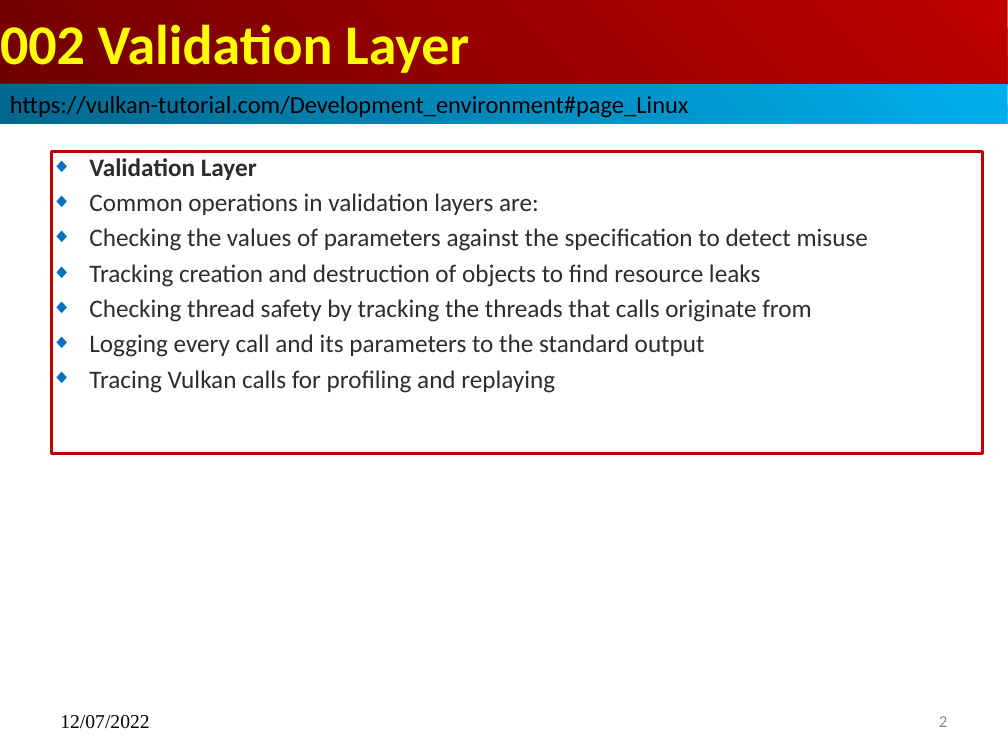
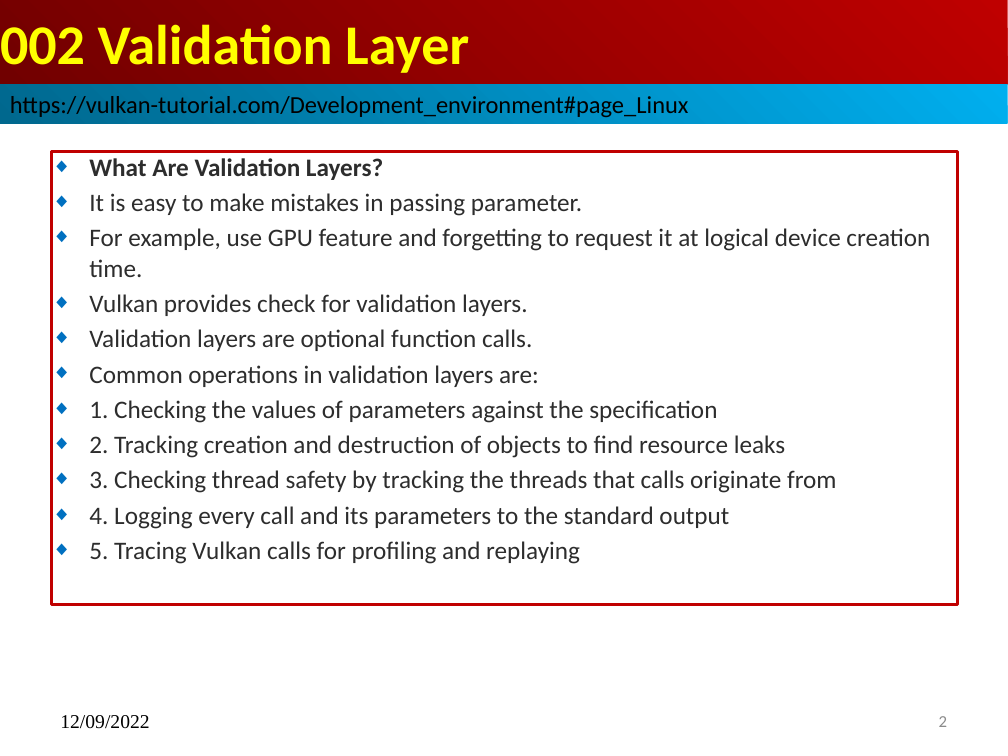
Before and after one commit to peterhchen/015_Vulkan_OpenGL, a slide deck: slide 2 of 02_validation_layer.pptx. Drawn at 1008x756 pixels with LibreOffice and Linux fonts; fonts in the diff are those of the drawing. Boxes give left, top, right and bottom in pixels: in the first picture for what was removed or moved away, otherwise in the second. Text is boxed around its words. In the diff, an @@ line names an element or a change of style, - is before the commit and + after.

```diff
--- a/02_validation_layer.pptx
+++ b/02_validation_layer.pptx
@@ subtitle "What Are Validation Layers?": place and size @@
-subtitle "What Are Validation Layers?" at <box>51,151,983,454</box>
+subtitle "What Are Validation Layers?" at <box>51,151,958,605</box>
@@ subtitle at <box>89,158,930,351</box>: text changed; bold off @@
-◆ Validation Layer
+◆ What Are Validation Layers?
+◆ It is easy to make mistakes in passing parameter.
+◆ For example, use GPU feature and forgetting to request it at logical device creation time.
+◆ Vulkan provides check for validation layers.
+◆ Validation layers are optional function calls.
@@ subtitle at <box>89,400,836,564</box>: text changed @@
-◆ Checking the values of parameters against the specification to detect misuse
-◆ Tracking creation and destruction of objects to find resource leaks
-◆ Checking thread safety by tracking the threads that calls originate from
-◆ Logging every call and its parameters to the standard output
-◆ Tracing Vulkan calls for profiling and replaying
+◆ 1. Checking the values of parameters against the specification
+◆ 2. Tracking creation and destruction of objects to find resource leaks
+◆ 3. Checking thread safety by tracking the threads that calls originate from
+◆ 4. Logging every call and its parameters to the standard output
+◆ 5. Tracing Vulkan calls for profiling and replaying
@@ text at <box>60,715,149,729</box>: text changed @@
-12/07/2022
+12/09/2022
```
Also in this commit, not shown: 3 other slides changed, 24 slides added, 2 other files.
